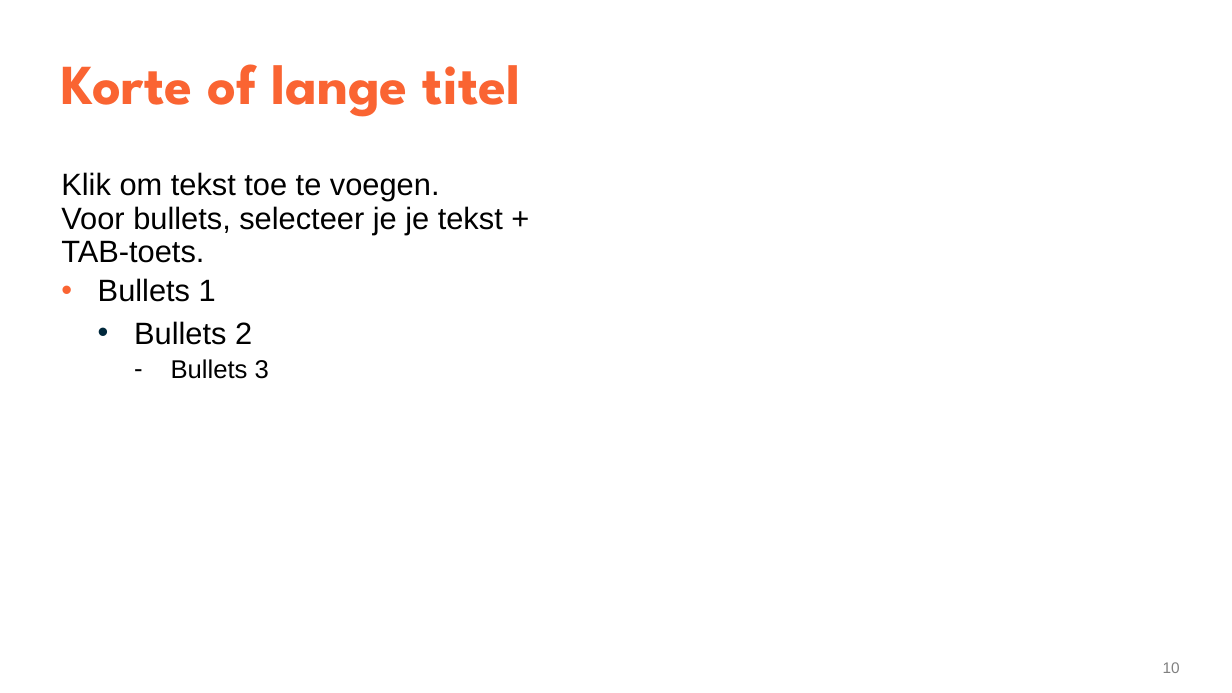
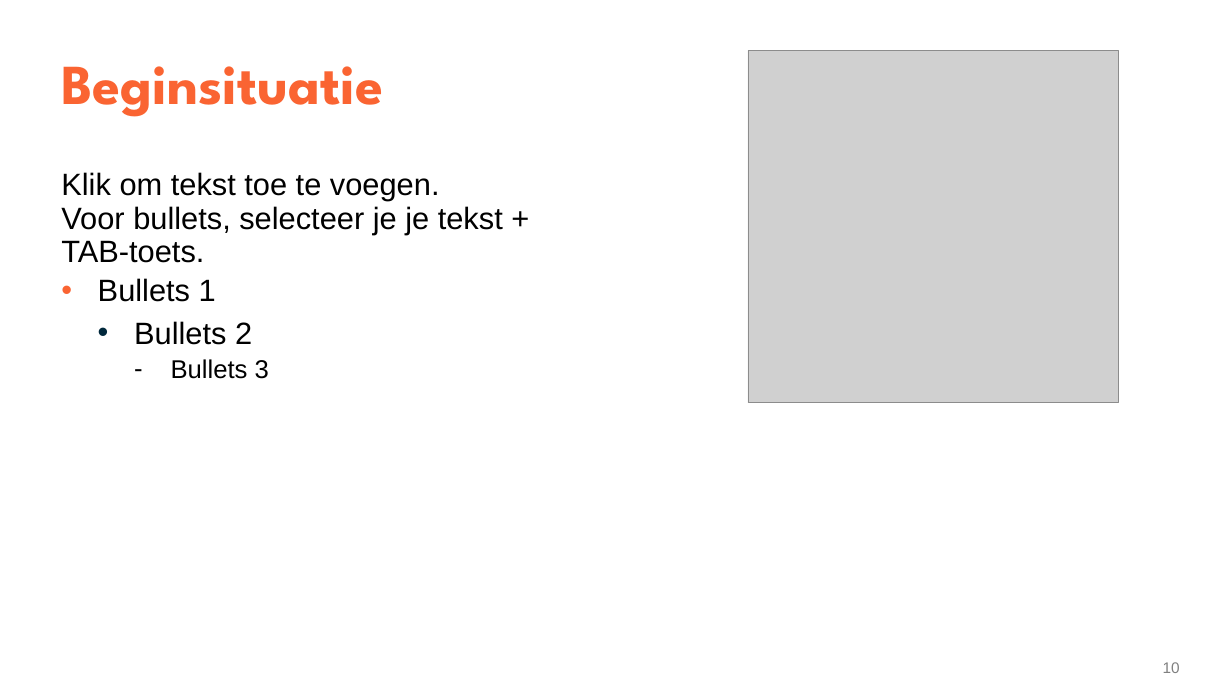
Before and after one commit to YenteLens/ylbachelorproef, a slide deck: slide 10 of Presentatie/eindpresentatie.pptx. Drawn at 1232x693 pixels with LibreOffice and Linux fonts; fonts in the diff are those of the drawing; grey boxes stand for pictures. Boxes give left, top, right and bottom in pixels: in the first picture for what was removed or moved away, otherwise in the second. Text is boxed around its words. In the diff, an @@ line names an element or a change of style, - is before the commit and + after.

```diff
--- a/Presentatie/eindpresentatie.pptx
+++ b/Presentatie/eindpresentatie.pptx
@@ picture added at (x1=749, y1=51, x2=1119, y2=404) @@
@@ title at (x1=61, y1=66, x2=383, y2=117): text changed @@
-Korte of lange titel
+Beginsituatie
```
Also in this commit, not shown: 5 other slides changed, 3 slides added.
